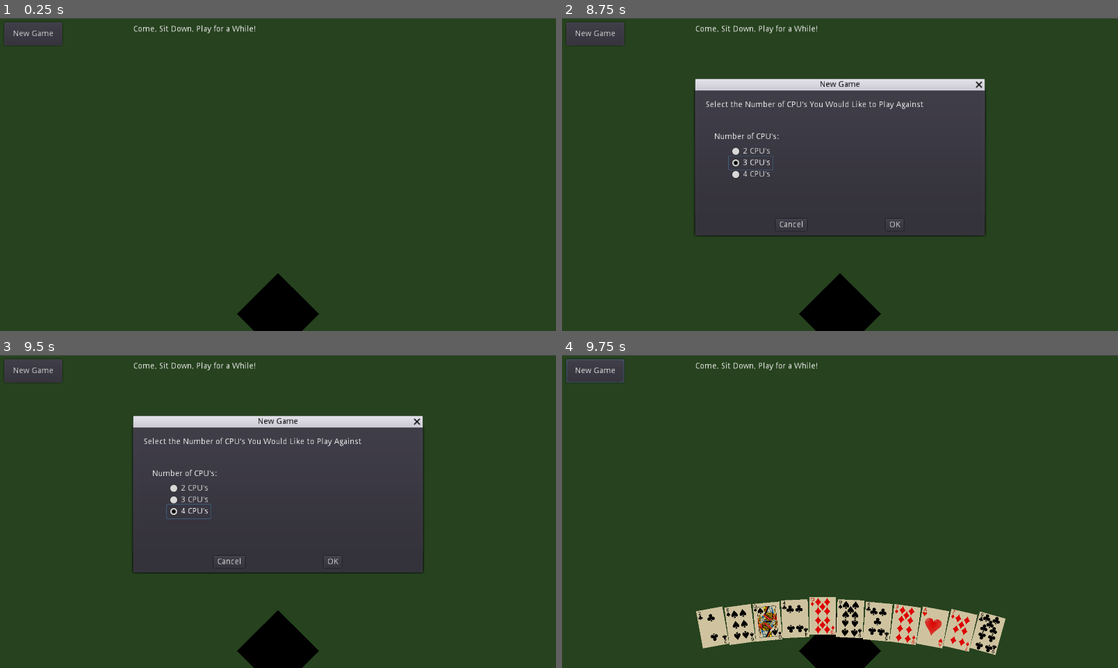
Above: before the commit, frames 1-4 (two rows, left to right).
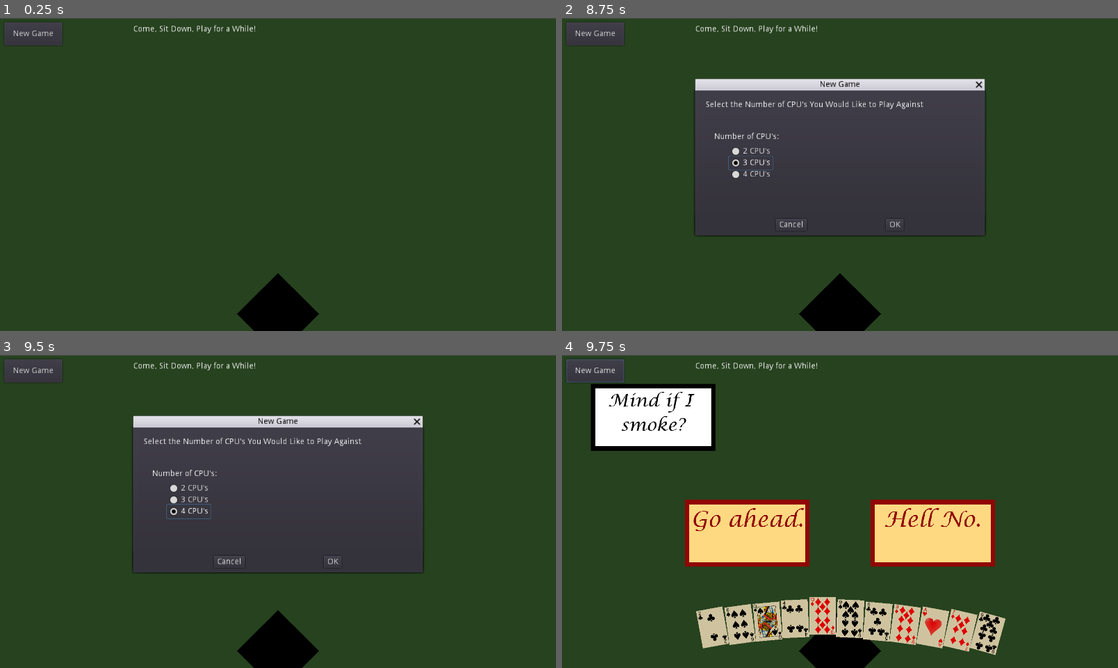
Above: after the commit, the same moments.

Repository: rjrubalcava/CowboyNoir
Game: Godot game, scene res://Scenes/MainScene.tscn
Two runs of this game, one before a commit and one after it. Both use one fixed random seed, a clock stepped at 60 frames per second and the inputs below.
Inputs (mouse positions are in pixels of both pictures, inside the frame that each line leads up to):
- Up to frame 1 (0.25 s): no input
- Up to frame 2 (8.75 s): click "New Game" at 0.5 s; click "New Game" at 1.25 s; click "OK" at 2 s; click "New Game" at 2.75 s; click "OK" at 3.5 s; tap Enter at 4.25 s; move the mouse to (962, 158) at 4.27 s; click (962, 158) at 4.42 s; click "2 CPU's" at 5 s; click "3 CPU's" at 5.75 s; click "4 CPU's" at 6.5 s; click "2 CPU's" at 7.25 s; click "3 CPU's" at 8 s
- Up to frame 3 (9.5 s): click "4 CPU's" at 8.75 s
- Up to frame 4 (9.75 s): click "OK" at 9.5 s

Frames 1-3 are identical in both runs. In frame 4, 14% of the frame differs, in the area x 5-78%, y 9-68%.
Error before the commit: Invalid operands 'Nil' and 'int' in operator '+'. (res://Scripts/MainScene.gd:121)
Error after the commit: Invalid operands 'Nil' and 'int' in operator '+'. (res://Scripts/MainScene.gd:126)

Commit message:
Revert "Revert "Merge branch 'dialogue'""
This reverts commit 2a043abda77adf888ca3c2f58eb2dd7fa732cbbf.

Diff:
--- /dev/null
+++ b/Scenes/DialogueBox.tscn
@@ -0,0 +1,36 @@
+[gd_scene load_steps=3 format=2]
+
+[ext_resource path="res://Assets/Fonts/LCALLIG.TTF" type="DynamicFontData" id=1]
+
+[sub_resource type="DynamicFont" id=1]
+size = 70
+font_data = ExtResource( 1 )
+
+[node name="DialogueBox" type="Control"]
+margin_right = 430.0
+margin_bottom = 230.0
+__meta__ = {
+"_edit_group_": true
+}
+
+[node name="OutlineColor" type="ColorRect" parent="."]
+margin_right = 430.0
+margin_bottom = 230.0
+color = Color( 0, 0, 0, 1 )
+
+[node name="FillColor" type="ColorRect" parent="."]
+margin_left = 15.0
+margin_top = 15.0
+margin_right = 415.0
+margin_bottom = 215.0
+
+[node name="Text" type="RichTextLabel" parent="."]
+margin_left = 15.0
+margin_top = 15.0
+margin_right = 415.0
+margin_bottom = 215.0
+custom_colors/default_color = Color( 0, 0, 0, 1 )
+custom_fonts/normal_font = SubResource( 1 )
+bbcode_enabled = true
+bbcode_text = "[center]default bbcode [/center]"
+text = "default bbcode "
--- /dev/null
+++ b/Scenes/DialogueOption.tscn
@@ -0,0 +1,43 @@
+[gd_scene load_steps=4 format=2]
+
+[ext_resource path="res://Assets/Fonts/LCALLIG.TTF" type="DynamicFontData" id=1]
+[ext_resource path="res://Scripts/DialogueOption.gd" type="Script" id=2]
+
+[sub_resource type="DynamicFont" id=1]
+size = 70
+font_data = ExtResource( 1 )
+
+[node name="DialogueOption" type="Control"]
+anchor_right = 1.0
+anchor_bottom = 1.0
+script = ExtResource( 2 )
+
+[node name="OutlineColor" type="ColorRect" parent="."]
+margin_right = 430.0
+margin_bottom = 230.0
+color = Color( 0.572549, 0.027451, 0.027451, 1 )
+
+[node name="FillColor" type="ColorRect" parent="."]
+margin_left = 15.0
+margin_top = 15.0
+margin_right = 415.0
+margin_bottom = 215.0
+color = Color( 1, 0.854902, 0.509804, 1 )
+
+[node name="Text" type="RichTextLabel" parent="."]
+margin_left = 15.0
+margin_top = 15.0
+margin_right = 415.0
+margin_bottom = 215.0
+custom_colors/default_color = Color( 0.572549, 0.027451, 0.027451, 1 )
+custom_fonts/normal_font = SubResource( 1 )
+bbcode_enabled = true
+bbcode_text = "[center]default bbcode [/center]"
+text = "default bbcode "
+
+[node name="Button" type="Button" parent="."]
+self_modulate = Color( 1, 1, 1, 0 )
+margin_right = 430.0
+margin_bottom = 230.0
+
+[connection signal="pressed" from="Button" to="." method="_on_Button_pressed"]
--- /dev/null
+++ b/Scripts/DialogueOption.gd
@@ -0,0 +1,14 @@
+extends Control
+# Reference: I found the means of making the button invisible but still interactable here:
+# https://godotengine.org/qa/111711/how-to-make-an-button-invisible
+
+var outcome = -1
+
+# Called when the node enters the scene tree for the first time.
+func _ready():
+	pass # Replace with function body.
+
+# Called when button is clicked. Scene is instanced and then immediately provided an outcome,
+# so initial error value of -1 should not be reached
+func _on_Button_pressed():
+	Global.playDialogue(outcome)
--- a/Scripts/Global.gd
+++ b/Scripts/Global.gd
@@ -1,10 +1,10 @@
 extends Node2D
 
 
-#VARIABLES
+# General vars
 var rng
 
-
+# Bluff vars
 var m_parent = null
 var m_numOfCPUs = null
 
@@ -26,6 +26,14 @@
 var cpuFourHand = null
 var centerHand = null
 
+# Dialogue vars
+onready var dialogueBox = preload("res://Scenes/DialogueBox.tscn")
+onready var dialogueOption = preload("res://Scenes/DialogueOption.tscn")
+var character_dialogue_dict = {}
+var player_dialogue_dict = {}
+var current_prompt = null
+var current_options = []
+
 
 # Called when the node enters the scene tree for the first time.
 func _ready():
@@ -44,6 +52,7 @@
 	cpuThreeHand = []
 	cpuFourHand = []
 	centerHand = []
+	init_dialogue()
 
 	if(m_numOfCPUs == 2):
 		for x in 17:
@@ -97,9 +106,76 @@
 	return tempCard
 
 
-func newNode(node, location, _parent, scaleMult):
+func newNode(node, location, parent, scaleMult):
 	var newNode = node.instance()
-	_parent.add_child(newNode)
+	parent.add_child(newNode)
 	newNode.global_position = location
 	newNode.scale *= scaleMult
 	return newNode
+
+func init_dialogue():
+	character_dialogue_dict[0] = ["Mind if I smoke?", [0,1]]
+	character_dialogue_dict[1] = ["Mm.", [2,3]]
+	character_dialogue_dict[2] = ["Fine then.", [2,3]]
+	character_dialogue_dict[3] = ["Only when I'm with someone I can't stand.", [3]]
+	character_dialogue_dict[4] = ["And?", [4]]
+
+	player_dialogue_dict[0] = ["Go ahead.", 1]
+	player_dialogue_dict[1] = ["Hell No.", 2]
+	player_dialogue_dict[2] = ["You smoke often?", 3]
+	player_dialogue_dict[3] = ["I have a few questions.", 4]
+
+func playDialogue(key):
+	# Erase old prompt
+	if current_prompt != null:
+		current_prompt.queue_free()
+	# Erase old options
+	while not(current_options.empty()):
+		var prompt = current_options.pop_front()
+		prompt.queue_free()
+	# Lookup prompt string
+	var prompt_text = Global.character_dialogue_dict[key][0]
+	var prompt_size = len(prompt_text)
+	# Lookup options key array
+	var options = Global.character_dialogue_dict[key][1]
+	# Create visual prompt
+	current_prompt = dialogueBox.instance()
+	current_prompt.rect_position = Vector2(100, 100)
+	current_prompt.get_node("Text").bbcode_text = "[center]" + prompt_text + "[/center]"
+	# Reference for updating font size at runtime:
+	# https://godotengine.org/qa/42430/changing-font-size-of-theme-or-control-at-runtime
+	var font = current_prompt.get_node("Text").get_font("normal_font", "")
+	if prompt_size < 10:
+		font.size = 75
+	elif prompt_size < 20:
+		font.size = 60
+	else:
+		font.size = 45
+	current_prompt.get_node("Text").add_font_override("normal_font", font)
+	get_tree().get_root().add_child(current_prompt) # adding to main
+	# Create visual options
+	var num_options = len(options)
+	for i in num_options:
+		# Lookup option string
+		var option_text = Global.player_dialogue_dict[options[i]][0]
+		var option_size = len(option_text)
+		# Lookup prompts key (option outcomes)
+		var prompt = Global.player_dialogue_dict[options[i]][1]
+		# Create visual prompt
+		var new_option = dialogueOption.instance()
+		new_option.rect_position = Vector2((1920/(1 + num_options))*(i + 1) - 215, 500)
+		new_option.get_node("Text").bbcode_text = "[center]" + option_text + "[/center]"
+		# Update font size to fit box as needed
+		font = new_option.get_node("Text").get_font("normal_font", "")
+		if option_size < 10:
+			font.size = 75
+		elif option_size < 20:
+			font.size = 60
+		else:
+			font.size = 45
+		new_option.get_node("Text").add_font_override("normal_font", font)
+		new_option.outcome = prompt # here we assign the outcome to be triggered on button press
+		print(prompt)
+		print(new_option.outcome)
+		current_options.append(new_option)
+		get_tree().get_root().add_child(new_option) # adding to main
--- a/Scripts/MainScene.gd
+++ b/Scripts/MainScene.gd
@@ -11,6 +11,7 @@
 
 
 onready var card = preload("res://Scenes/Card.tscn")
+
 onready var c1 = preload("res://Assets/Cards/Clubs/c1.png")
 onready var c2 = preload("res://Assets/Cards/Clubs/c2.png")
 onready var c3 = preload("res://Assets/Cards/Clubs/c3.png")
@@ -94,10 +95,14 @@
 			tempNode.texture = get(Global.playerHand[x])
 			tempNode.scale *=.40
 			tempNode.rotation = float((handSize - x) / (2 * handSize))
+	# begin dialogue
+	Global.playDialogue(0)
 
 
 	while noWinner:
 		noWinner = false
+
+
 
 
 
Binary file added: Assets/Fonts/LCALLIG.TTF
